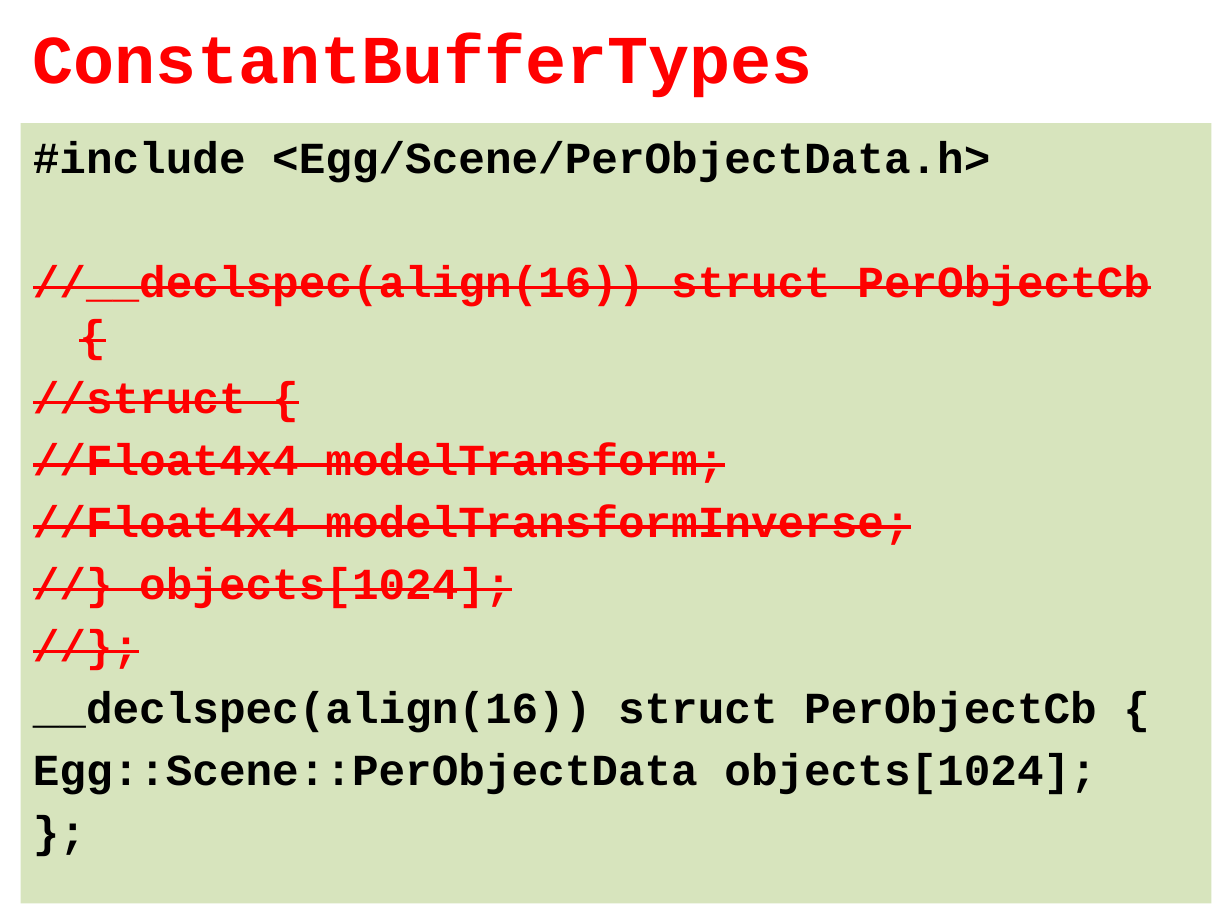
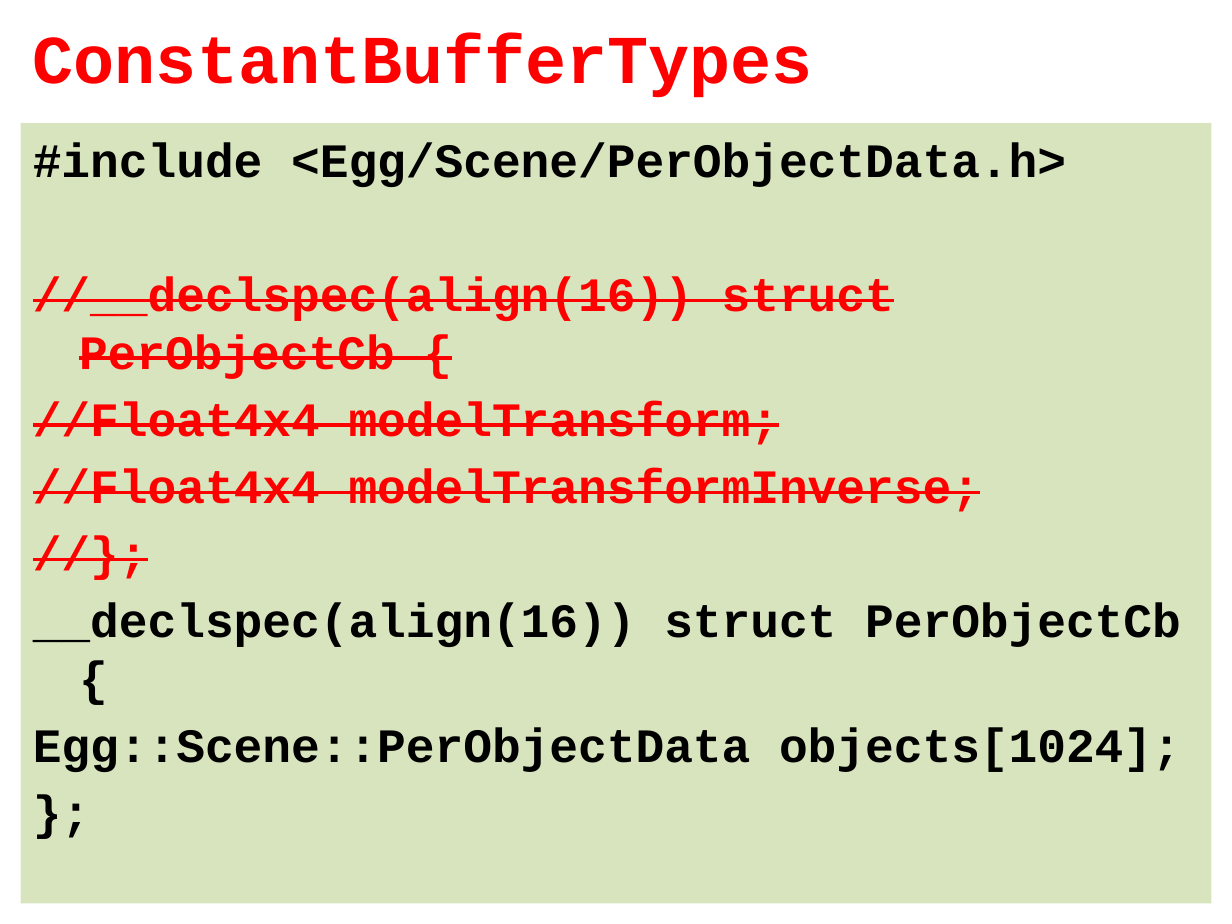
Before and after one commit to szecsi/dx12, a slide deck: slide 5 of Slides/ggl010-Entity.pptx (slide 8 before the commit). Drawn at 1232x924 pixels with LibreOffice and Linux fonts; fonts in the diff are those of the drawing; background and template pictures are left out. Boxes give left, top, right and bottom in pixels: in the first picture for what was removed or moved away, otherwise in the second. Text is boxed around its words. In the diff, an @@ line names an element or a change of style, - is before the commit and + after.

```diff
--- a/Slides/ggl010-Entity.pptx
+++ b/Slides/ggl010-Entity.pptx
@@ text "#include <Egg/Scene/PerObjectData.h>" at box(21, 123, 1212, 903): size 25.9 to 28 pt @@
@@ text at box(33, 381, 246, 414): paragraph removed @@
-//struct {
@@ text at box(139, 568, 511, 609): paragraph removed @@
-//} objects[1024];
```
Also in this commit, not shown: 2 other slides changed, 3 slides removed, 26 other files.
